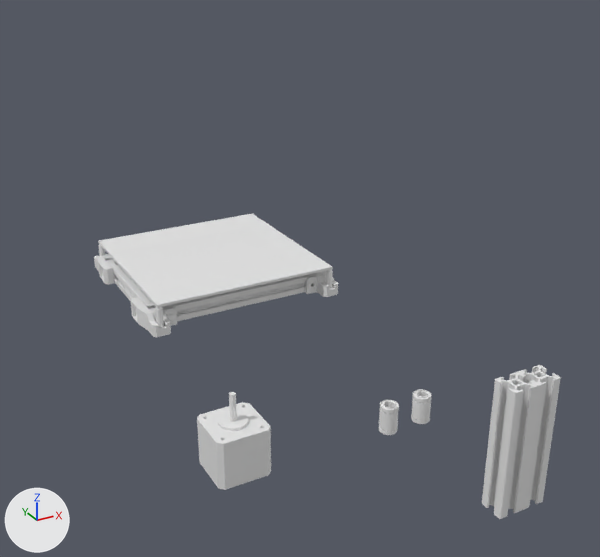
An edit to the Blender file weirdcube.blend, drawn before and after from the same camera.
One viewpoint serves both versions: a 50 mm lens placed at (-355.0, -874.0, 379.0), pointed at (2.0, -226.0, 55.0). The axes (+X, +Y, +Z) are drawn at lower left. The lights are the same throughout.

Names of what the first picture shows: '20x20x100_N6', '20x20x100_N6.001', '20x40x100_N6', 'mk3_heatbed', 'nema17_applied', 'spring_base'.
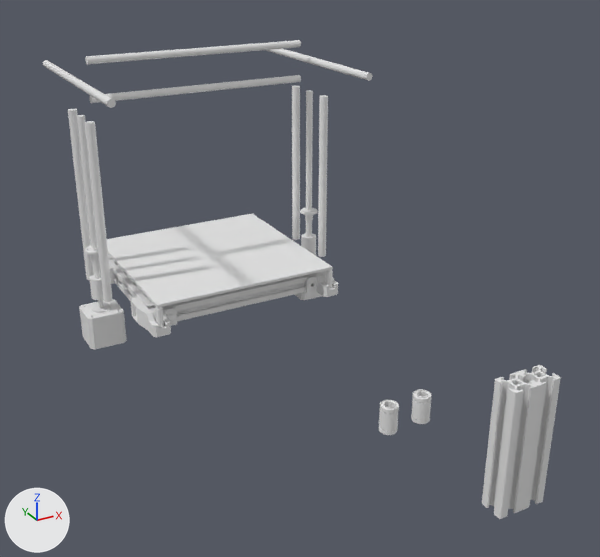
Patch to the scene script:
```diff
--- a/weirdcube.blend.py
+++ b/weirdcube.blend.py
@@ me_cylinder_012 @@
+me_cylinder_012.from_pydata(...)  # 649 vertices, 398 faces; spans x -10.9..10.9, y -10.9..10.9, z -13.5..1.5
@@ me_cylinder_011 @@
+me_cylinder_011.from_pydata(...)  # 64 vertices, 34 faces; spans x -4.0..4.0, y -4.0..4.0, z -125.0..125.0
@@ me_cylinder_010 @@
+me_cylinder_010.from_pydata(...)  # 64 vertices, 34 faces; spans x -4.0..4.0, y -4.0..4.0, z 0.0..250.0
@@ me_cylinder_009 @@
+me_cylinder_009.from_pydata(...)  # 192 vertices, 102 faces; spans x -9.5..9.5, y -9.5..9.5, z 0.0..24.7
@@ me_cylinder_013 @@
+me_cylinder_013.from_pydata(...)  # 64 vertices, 34 faces; spans x -4.0..4.0, y -4.0..4.0, z 0.0..200.0
@@ me_cylinder_008 @@
+me_cylinder_008.from_pydata(...)  # 64 vertices, 34 faces; spans x -5.0..5.0, y -5.0..5.0, z 0.0..200.0
@@ ob_nema17_applied @@
 ob_nema17_applied = bpy.data.objects.new('nema17_applied', me_cube_001)
-ob_nema17_applied.location = (-130.0, -425.0, 3.0)
+ob_nema17_applied.location = (160.0, -21.0, -80.0)
+_m = ob_nema17_applied.modifiers.new('Mirror', 'MIRROR')
+_m.mirror_object = ob_heatbed_center
@@ ob_z_nut_8 @@
+ob_z_nut_8 = bpy.data.objects.new('z_nut_8', me_cylinder_012)
+ob_z_nut_8.location = (139.0, 0.0, 34.0)
+ob_z_nut_8.rotation_euler = (0.0, 0.0, 3.142)  # degrees (0, 0, 180)
+_m = ob_z_nut_8.modifiers.new('Mirror', 'MIRROR')
+_m.mirror_object = ob_heatbed_center
@@ ob_linrod_8x250_002 @@
+ob_linrod_8x250_002 = bpy.data.objects.new('linrod_8x250.002', me_cylinder_011)
+ob_linrod_8x250_002.location = (141.0, 0.0, 220.0)
+ob_linrod_8x250_002.rotation_euler = (-1.571, 1.571, 0.0)  # degrees (-90, 90, 0)
+_m = ob_linrod_8x250_002.modifiers.new('Mirror', 'MIRROR')
+_m.mirror_object = ob_heatbed_center
@@ ob_linrod_8x250_001 @@
+ob_linrod_8x250_001 = bpy.data.objects.new('linrod_8x250.001', me_cylinder_010)
+ob_linrod_8x250_001.location = (-125.0, 0.0, 240.0)
+ob_linrod_8x250_001.rotation_euler = (0.0, 1.571, 0.0)  # degrees (0, 90, 0)
@@ ob_z_screw_8x200 @@
+ob_z_screw_8x200 = bpy.data.objects.new('z_screw_8x200', me_cylinder_013)
+ob_z_screw_8x200.parent = ob_z_coupling_5_to_8
+ob_z_screw_8x200.matrix_parent_inverse = Matrix(((1.0, 0.0, 0.0, -138.8), (0.0, 1.0, 0.0, 3.85), (0.0, 0.0, -1.0, -1.0), (0.0, 0.0, 0.0, 1.0)))
+ob_z_screw_8x200.location = (138.8, -3.85, -16.0)
+_m = ob_z_screw_8x200.modifiers.new('Mirror', 'MIRROR')
+_m.mirror_object = ob_heatbed_center
@@ ob_z_coupling_5_to_8 @@
+ob_z_coupling_5_to_8 = bpy.data.objects.new('z_coupling_5_to_8', me_cylinder_009)
+ob_z_coupling_5_to_8.parent = ob_nema17_applied
+ob_z_coupling_5_to_8.matrix_parent_inverse = Matrix(((1.0, 0.0, 0.0, -160.0), (0.0, 1.0, 0.0, 25.0), (0.0, 0.0, 1.0, 80.0), (0.0, 0.0, 0.0, 1.0)))
+ob_z_coupling_5_to_8.location = (138.8, -3.85, -1.0)
+ob_z_coupling_5_to_8.scale = (1.0, 1.0, -1.0)
+_m = ob_z_coupling_5_to_8.modifiers.new('Mirror', 'MIRROR')
+_m.mirror_object = ob_heatbed_center
@@ ob_linrod_10x200 @@
+ob_linrod_10x200 = bpy.data.objects.new('linrod_10x200', me_cylinder_008)
+ob_linrod_10x200.location = (139.0, -34.0, -16.0)
+_m = ob_linrod_10x200.modifiers.new('Mirror', 'MIRROR')
+_m.use_axis = (False, True, False)
+_m.mirror_object = ob_z_screw_8x200
+_m = ob_linrod_10x200.modifiers.new('Mirror.001', 'MIRROR')
+_m.mirror_object = ob_heatbed_center
@@ ob_linrod_8x250 @@
+ob_linrod_8x250 = bpy.data.objects.new('linrod_8x250', me_cylinder_010.copy())
+ob_linrod_8x250.location = (-125.0, 0.0, 200.0)
+ob_linrod_8x250.rotation_euler = (0.0, 1.571, 0.0)  # degrees (0, 90, 0)
```

Where the change shows, as pixel boxes (x1, y1, x2, y2) in the pictures (600 x 557 px):
'nema17_applied', moved, modifiers changed
    before: (197, 392, 271, 490)
    after: (79, 292, 322, 349)
'linrod_10x200', added
    after: (68, 86, 328, 302)
'z_screw_8x200', added
    after: (77, 90, 313, 278)
'linrod_8x250.001', added
    after: (85, 40, 301, 64)
'linrod_8x250', added
    after: (89, 75, 301, 103)
'linrod_8x250.002', added
    after: (43, 49, 373, 108)
'z_coupling_5_to_8', added
    after: (90, 233, 316, 300)
'z_nut_8', added
    after: (85, 208, 317, 261)
